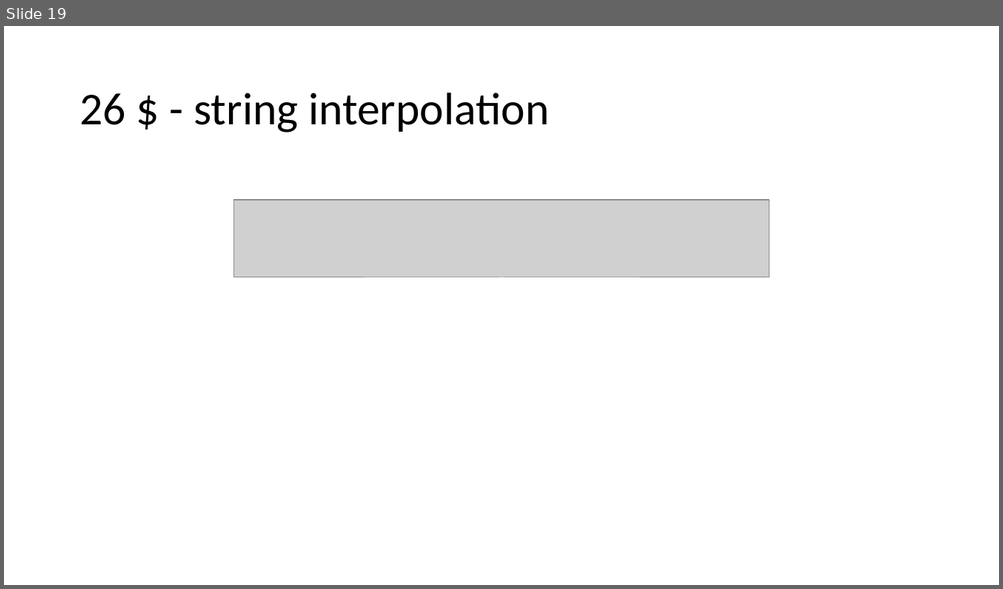
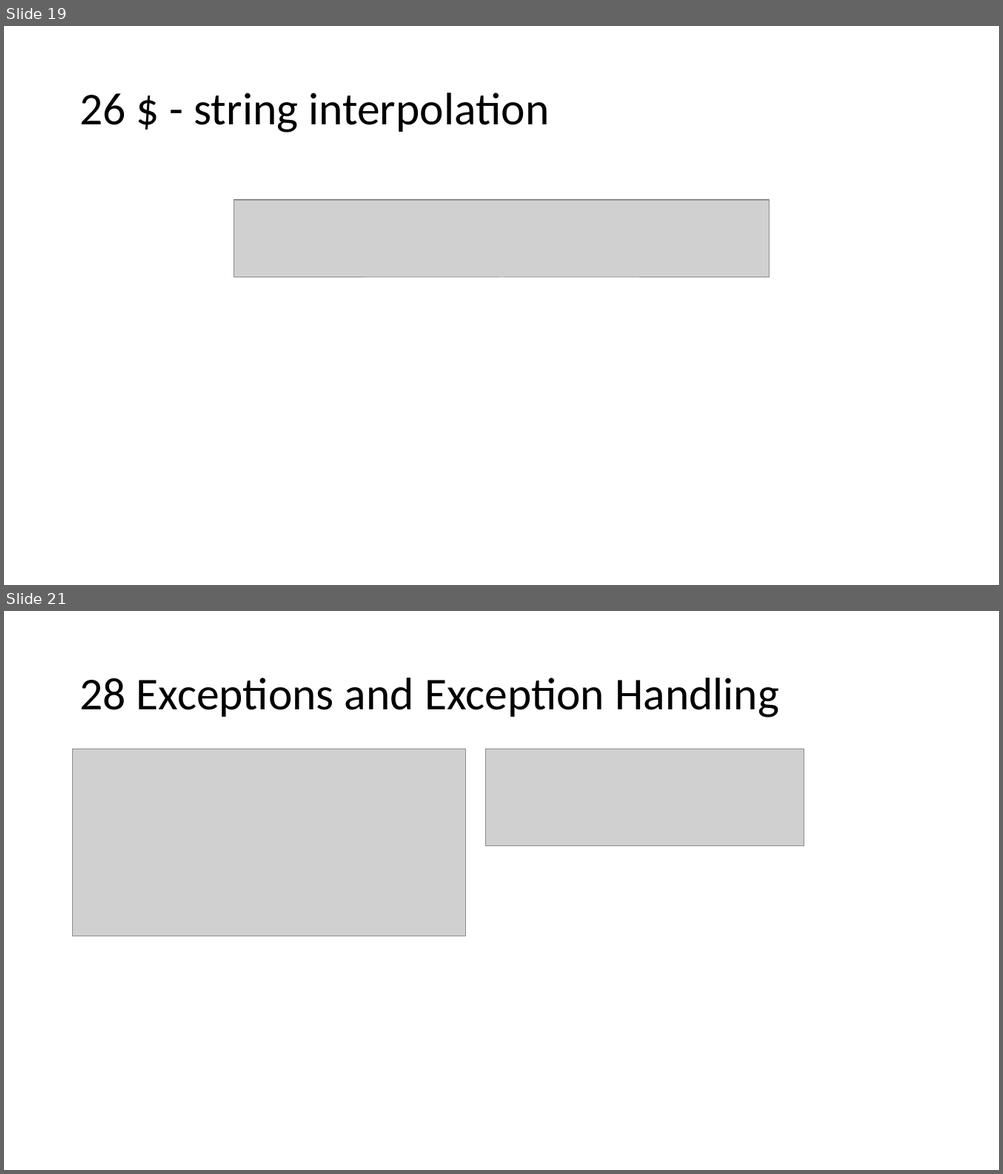
Before and after one commit to KeaganErasmus/BCDE222-C-, a slide deck: Assessment1/Assessment1.pptx. Shown one above the other, each under a label of ours: slide 19 before the commit, slides 19 and 21 after it; the slides between them are not shown. The pictures are 1003x589 and 1003x1174 pixels, drawn with LibreOffice and Linux fonts; fonts in the diff are those of the drawing; grey boxes stand for pictures. Boxes give left, top, right and bottom in pixels: in the first picture for what was removed or moved away, otherwise in the second. Text is boxed around its words. In the diff, an @@ line names an element or a change of style, - is before the commit and + after.

```diff
--- a/Assessment1/Assessment1.pptx
+++ b/Assessment1/Assessment1.pptx
@@ slide 21 added at (x1=4, y1=611, x2=999, y2=1170), background #FFFFFF @@
@@ title added at (x1=79, y1=678, x2=779, y2=718), 44 pt, text #000000 @@
+28 Exceptions and Exception Handling
@@ picture added at (x1=73, y1=749, x2=466, y2=937) @@
@@ picture added at (x1=485, y1=749, x2=803, y2=846) @@
```
Also in this commit, not shown: 5 slides changed, 9 other slides added, 7 other files.
